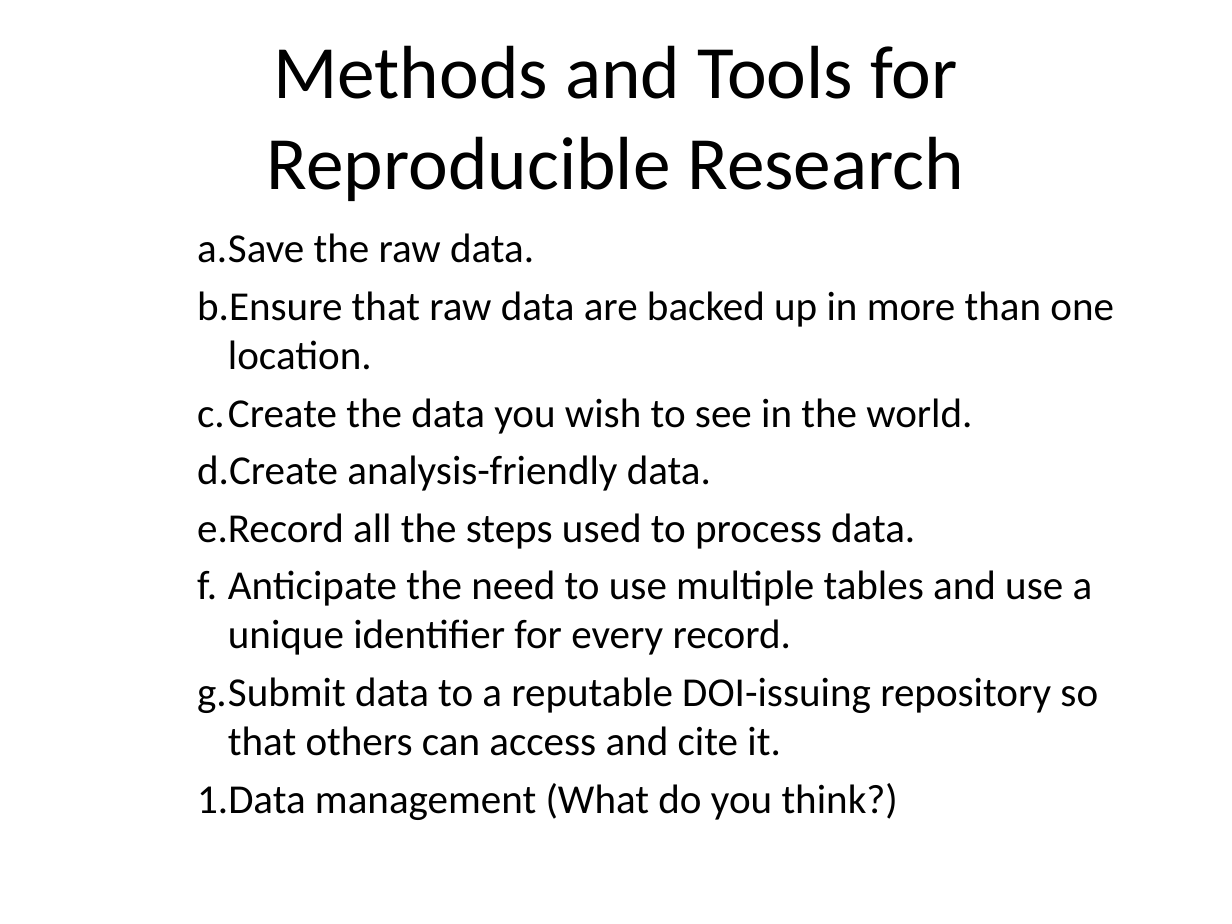
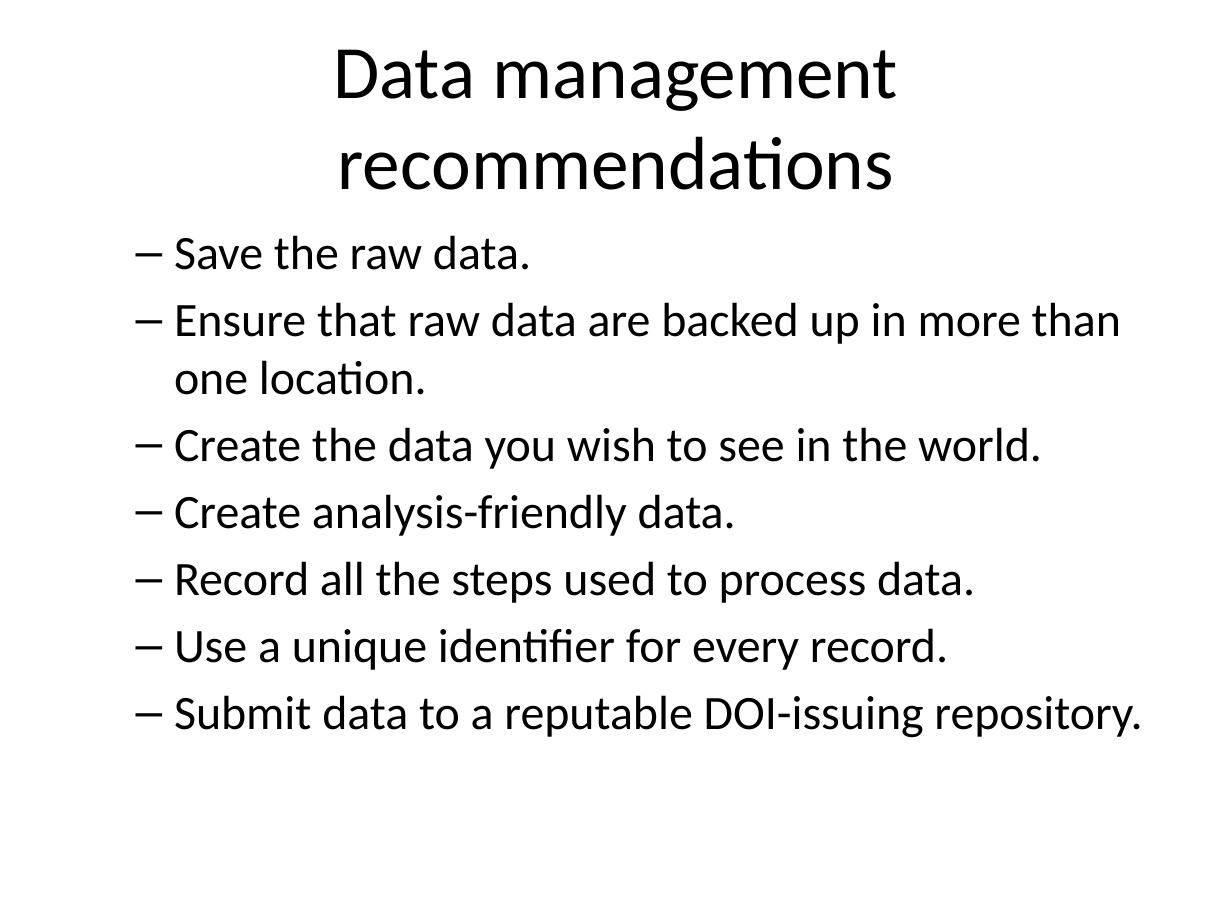
Before and after one commit to pmean/introduction-to-SAS, a slide deck: slide 10 of basics0/src/reproducible-research.pptx (slide 20 before the commit). Drawn at 1232x924 pixels with LibreOffice and Linux fonts; fonts in the diff are those of the drawing. Boxes give left, top, right and bottom in pixels: in the first picture for what was removed or moved away, otherwise in the second. Text is boxed around its words. In the diff, an @@ line names an element or a change of style, - is before the commit and + after.

```diff
--- a/basics0/src/reproducible-research.pptx
+++ b/basics0/src/reproducible-research.pptx
@@ title at box(333, 49, 898, 190): text changed @@
-Methods and Tools for Reproducible Research
+Data management recommendations
@@ text at box(174, 235, 1121, 603): size 24 to 28 pt in "Save the raw data.", "Ensure that raw data are backed up ...", "Create the data you wish to see ...", "Create analysis-friendly data." and 1 more places; bullet a. to –; list level 3 to 2 in "Save the raw data."; list level 3 to 2 in "Ensure that raw data are ..."; list level 3 to 2 in "Create the data you wish ..."; list level 3 to 2 in "Create analysis-friendly data."; list level 3 to 2 in "Record all the steps used ..." @@
@@ text at box(174, 628, 1142, 738): text changed; size 24 to 28 pt @@
-    f. Anticipate the need to use multiple tables and use a unique identifier for every record.
-    g. Submit data to a reputable DOI-issuing repository so that others can access and cite it.
-    8. Data management (What do you think?)
+  – Use a unique identifier for every record.
+  – Submit data to a reputable DOI-issuing repository.
```
Also in this commit, not shown: 21 other slides changed, 5 slides added, 4 slides removed, 8 other files.
